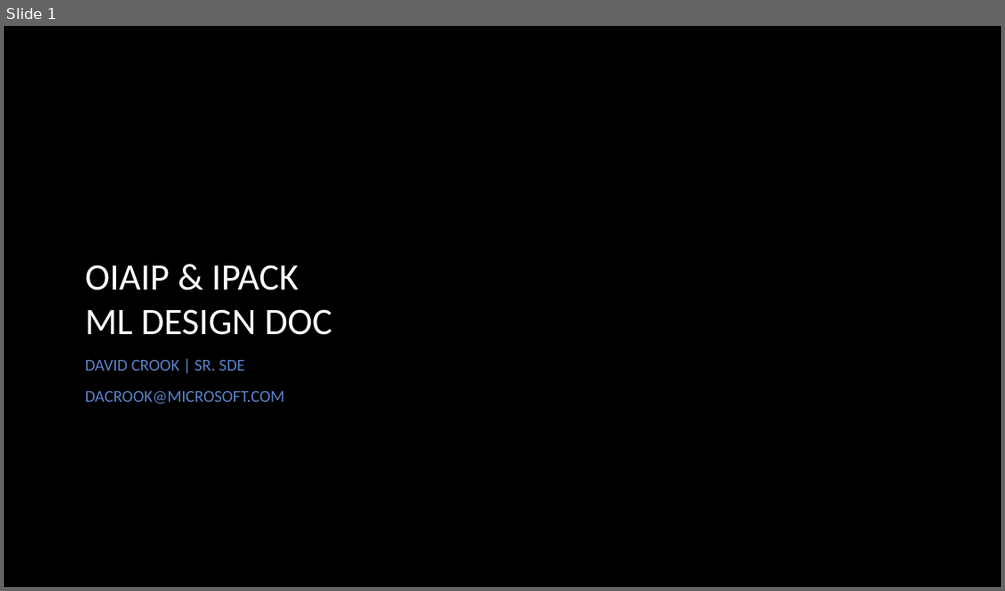
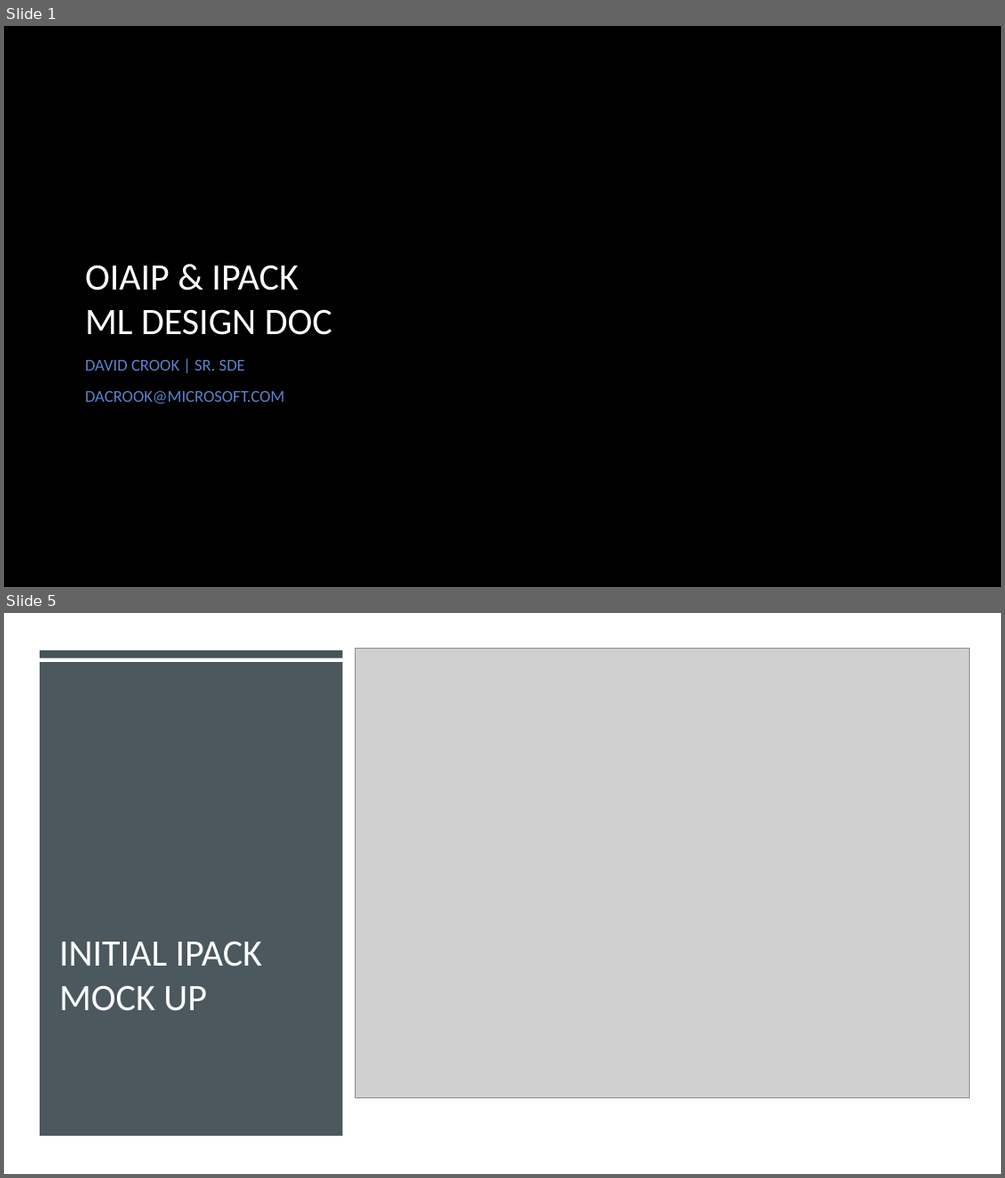
Before and after one commit to drcrook1/oiaip, a slide deck: documentation/design/OiAIP & iPack ML Design Doc.pptx. Shown one above the other, each under a label of ours: slide 1 before the commit, slides 1 and 5 after it; the slides between them are not shown. The pictures are 1005x591 and 1005x1178 pixels, drawn with LibreOffice and Linux fonts; fonts in the diff are those of the drawing; grey boxes stand for pictures; background and template pictures are left out. Boxes give left, top, right and bottom in pixels: in the first picture for what was removed or moved away, otherwise in the second. Text is boxed around its words. In the diff, an @@ line names an element or a change of style, - is before the commit and + after.

```diff
--- a/documentation/design/OiAIP & iPack ML Design Doc.pptx
+++ b/documentation/design/OiAIP & iPack ML Design Doc.pptx
@@ slide 5 added at box(4, 613, 1001, 1174), background #FFFFFF @@
@@ rectangle added at box(4, 613, 1001, 1174), fill #FFFFFF @@
@@ rectangle added at box(40, 662, 343, 1135), fill #465359 at 97% opacity @@
@@ rectangle added at box(40, 650, 343, 657), fill #465359 @@
@@ picture added at box(355, 648, 970, 1097) @@
@@ title added at box(59, 941, 262, 1011), 36 pt, text #FFFFFF @@
+INITIAL IPACK MOCK UP
```
Also in this commit, not shown: 1 slide changed, 2 other slides added, 1 slide removed, 1 other file.
